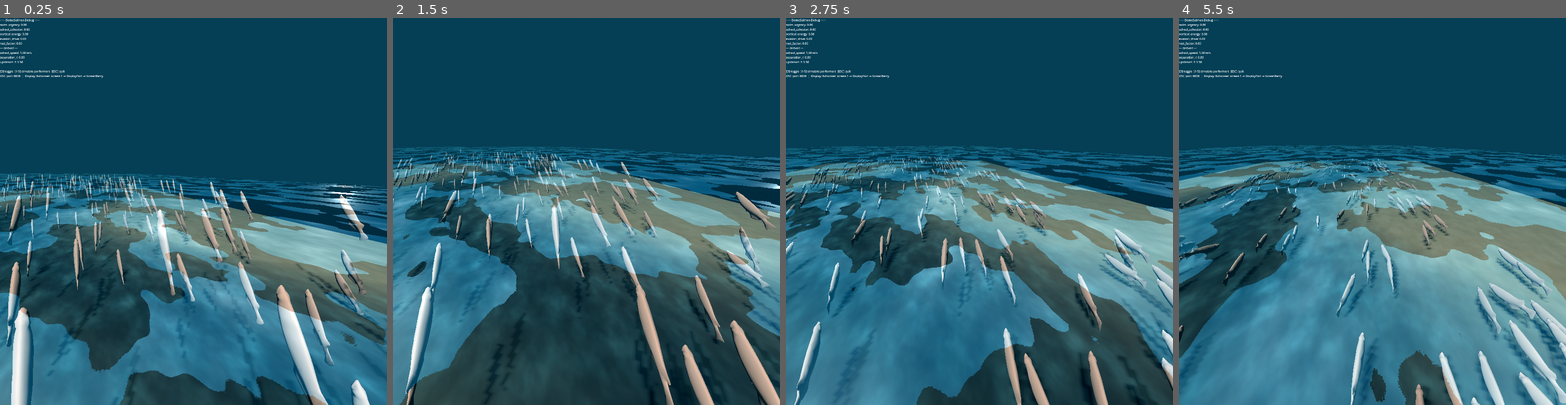
Above: before the commit, frames 1-4 (left to right).
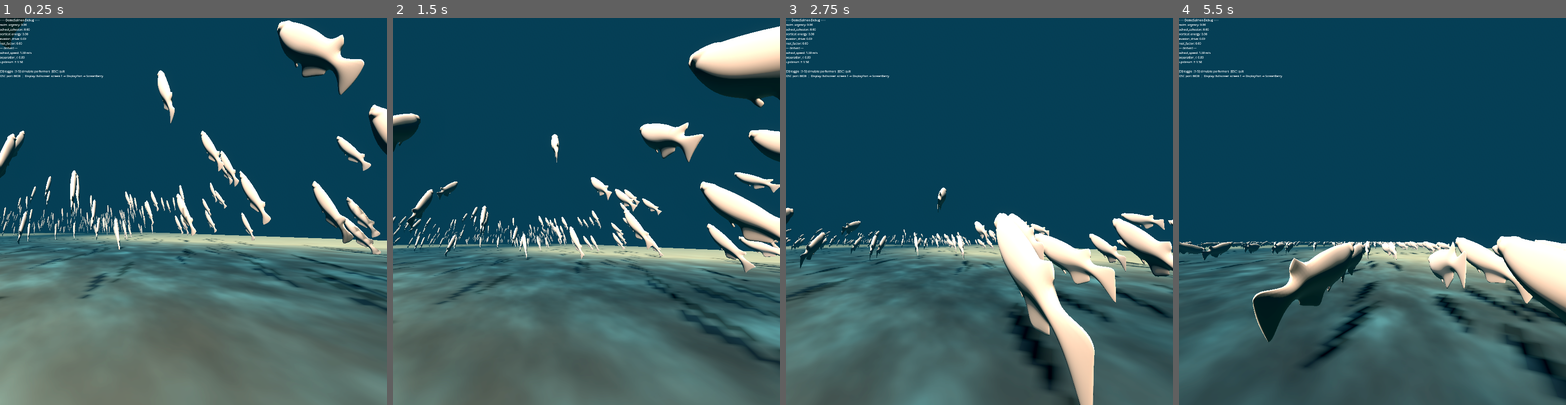
Above: after the commit, the same moments.

Repository: hollygrimm/dome-salmon
Game: Godot game, scene res://scenes/Main.tscn
The game is run twice, just before and just after one commit, with the same random seed, the same clock (stepped at 60 frames per second) and the same inputs.
Inputs:
- Up to frame 1 (0.25 s): no input
- Up to frame 2 (1.5 s): tap Enter at 0.5 s; hold D 0.53-1.28 s; tap 1 at 0.6 s; tap 2 at 1.35 s
- Up to frame 3 (2.75 s): hold D from 2.03 s (still down); tap 3 at 2.1 s
- Up to frame 4 (5.5 s): tap one key every 0.75 s from 2.85 s: 4 5 1 2; release D at 3.53 s

The runs differ from the first frame. In frame 1, 58% of the frame differs, in the area x 0-100%, y 0-100%; in frame 2, 64%, in the area x 0-100%, y 2-100%; in frame 3, 58%; in frame 4, 59%.

Commit message:
switch to underwater camera

Diff:
--- a/scripts/DomeCamera.gd
+++ b/scripts/DomeCamera.gd
@@ -28,7 +28,7 @@
 	SALMON_POV  ## Soft lock-on to the salmon flock centroid
 }
 
-@export var camera_mode: CameraMode = CameraMode.DRONE
+@export var camera_mode: CameraMode = CameraMode.UNDERWATER
 
 ## Travel speed along the path (0 = stationary, 1 = full path per second)
 @export_range(0.0, 0.5, 0.001) var travel_speed: float = 0.012
@@ -149,6 +149,7 @@
 
 
 ## Apply sensible height defaults per mode so first run looks reasonable.
+## Assumes the Path3D sits at y=0 (riverbed "spine"), water surface at y≈1.8.
 func _apply_mode_defaults() -> void:
 	match camera_mode:
 		CameraMode.DRONE:
@@ -156,7 +157,7 @@
 				height_offset = 5.0
 		CameraMode.UNDERWATER:
 			if height_offset == 3.5:
-				height_offset = -1.2   # just below water plane
+				height_offset = -1.0   # low in the channel, looking up at the school
 		CameraMode.SALMON_POV:
 			if height_offset == 3.5:
 				height_offset = 0.3    # roughly at salmon swimming depth
--- a/scripts/Main.gd
+++ b/scripts/Main.gd
@@ -111,8 +111,7 @@
 
 	dome_camera = DomeCamera.new()
 	dome_camera.name = "DomeCamera"
-	dome_camera.camera_mode = DomeCamera.CameraMode.DRONE
-	dome_camera.height_offset = 2.5         # lower = more "flying along" feel
+	dome_camera.camera_mode = DomeCamera.CameraMode.UNDERWATER
 	dome_camera.look_ahead_distance = 14.0  # look further down the river
 	dome_camera.travel_speed = 0.015        # ~0.9 m/s, slower than fish so they catch up
 	follow.add_child(dome_camera)
